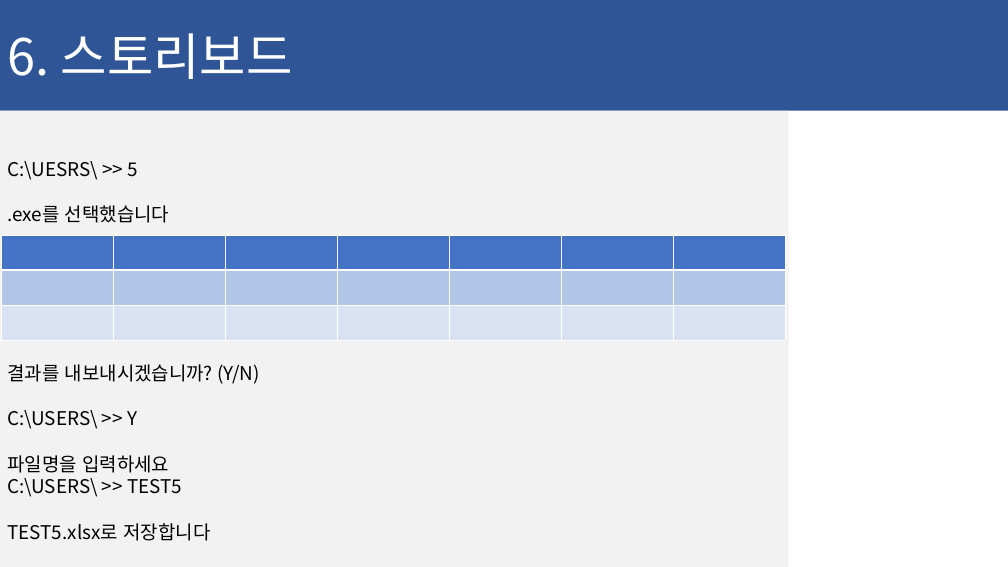
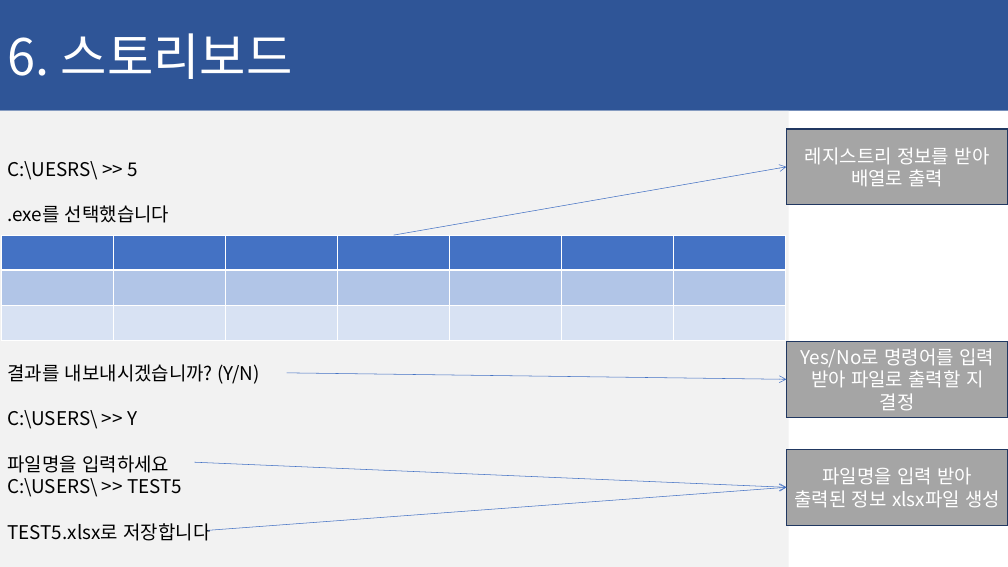
Before and after one commit to ChaeSung-Lee/DJ_InternShip, a slide deck: slide 36 of 2021_Summer/jp.hong/Project_BnD_jph.pptx. Drawn at 1008x567 pixels with LibreOffice and Linux fonts; fonts in the diff are those of the drawing. Boxes give left, top, right and bottom in pixels: in the first picture for what was removed or moved away, otherwise in the second. Text is boxed around its words. In the diff, an @@ line names an element or a change of style, - is before the commit and + after.

```diff
--- a/2021_Summer/jp.hong/Project_BnD_jph.pptx
+++ b/2021_Summer/jp.hong/Project_BnD_jph.pptx
@@ rectangle added at (786,129,1008,205), fill #A5A5A5, outline #223961 1 pt, 18 pt, text #FFFFFF @@
+레지스트리 정보를 받아 배열로 출력
@@ arrow added from (394, 235) to (786, 167), #4472C4 0.5 pt @@
@@ rectangle added at (786,342,1008,417), fill #A5A5A5, outline #223961 1 pt, 18 pt, text #FFFFFF @@
+Yes/No로 명령어를 입력 받아 파일로 출력할 지 결정
@@ arrow added from (287, 373) to (786, 380), #4472C4 0.5 pt @@
@@ arrow added from (194, 462) to (786, 488), #4472C4 0.5 pt @@
@@ rectangle added at (786,450,1008,526), fill #A5A5A5, outline #223961 1 pt, 18 pt, text #FFFFFF @@
+파일명을 입력 받아 출력된 정보 xlsx파일 생성
@@ arrow added from (208, 531) to (786, 488), #4472C4 0.5 pt @@
```
Also in this commit, not shown: 6 other slides changed.
